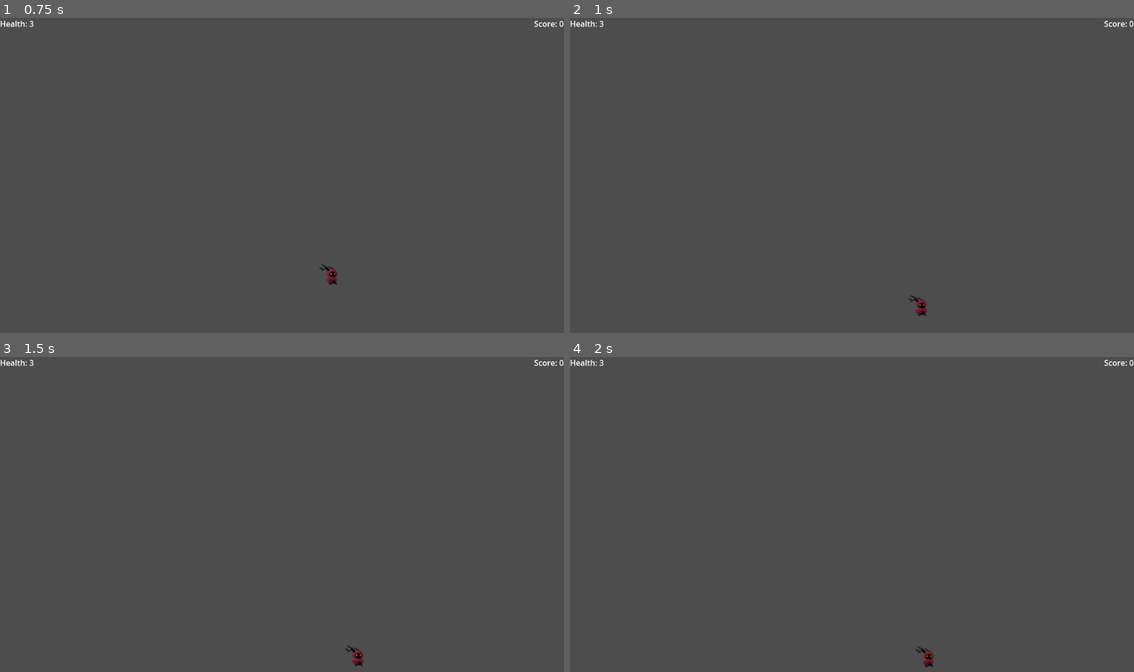
Above: before the commit, frames 1-4 (two rows, left to right).
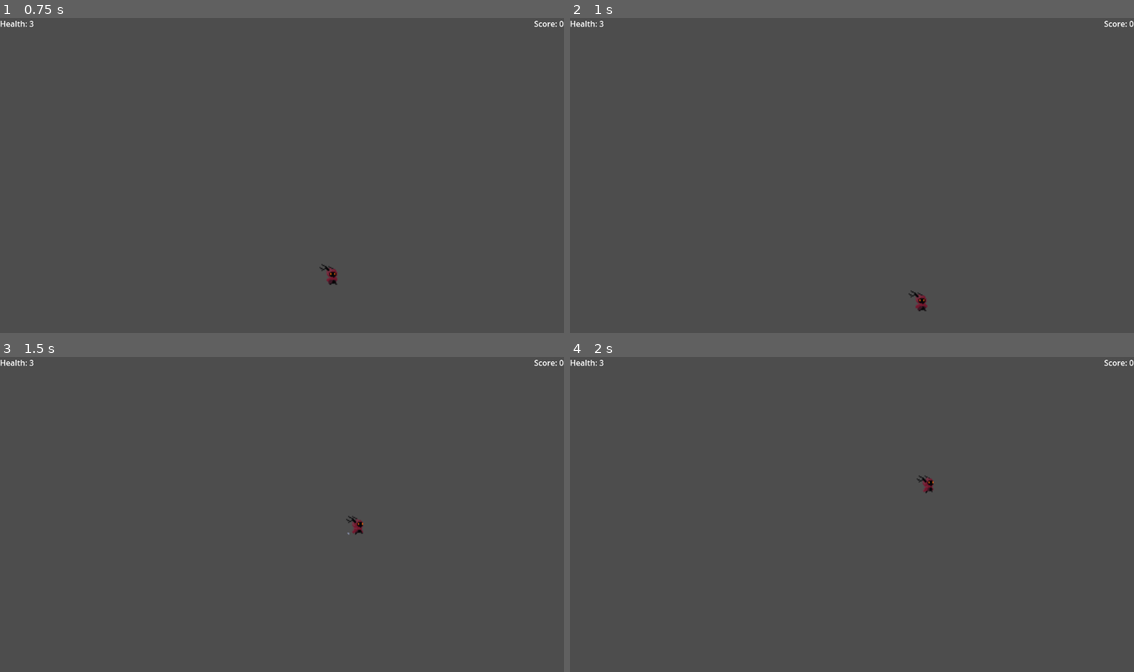
Above: after the commit, the same moments.

Repository: ag-pacier/Serif_Platformer
Game: Godot game, scene res://LevelStuff/Devlevel/devLevel.tscn
Two runs of this game, one before a commit and one after it. Both use one fixed random seed, a clock stepped at 60 frames per second and the inputs below. This scene is started directly instead of the project's main scene. Sound files missing from this copy of the repository are replaced by a short silence.
Inputs:
- Up to frame 1 (0.75 s): hold Right (right) from 0.53 s (still down)
- Up to frame 2 (1 s): keep holding Right (right); tap Space (jump) at 0.77 s
- Up to frame 3 (1.5 s): keep holding Right (right)
- Up to frame 4 (2 s): keep holding Right (right); tap Space (jump) at 1.52 s

Frame 1 is identical in both runs. In frame 2, 0.1% of the frame differs, in the area x 60-64%, y 86-95%; in frame 3, 0.2%, in the area x 61-65%, y 50-99%; in frame 4, 0.2%.

Commit message:
Update devLevel.tscn
- Moved Satrio from origin to ease adding other items
- Added world boundary at the bottom to prevent infinite falling

Diff:
--- a/LevelStuff/Devlevel/devLevel.tscn
+++ b/LevelStuff/Devlevel/devLevel.tscn
@@ -1,7 +1,25 @@
-[gd_scene load_steps=3 format=3 uid="uid://d1dxqy8fo7ltb"]
+[gd_scene load_steps=5 format=3 uid="uid://d1dxqy8fo7ltb"]
 
 [ext_resource type="PackedScene" uid="uid://xbynapupnn5l" path="res://LevelStuff/base_level.tscn" id="1_thfdx"]
 [ext_resource type="Script" uid="uid://cvw8sosk80xcu" path="res://LevelStuff/Devlevel/devlevel.gd" id="2_sqm4d"]
+[ext_resource type="TileSet" uid="uid://b24tcgkq7tmxq" path="res://LevelStuff/_TileSets/peaceful_night.tres" id="3_fut0s"]
+
+[sub_resource type="WorldBoundaryShape2D" id="WorldBoundaryShape2D_fut0s"]
 
 [node name="DevLevel" instance=ExtResource("1_thfdx")]
 script = ExtResource("2_sqm4d")
+
+[node name="Satrio" parent="." index="1"]
+position = Vector2(287, 162)
+
+[node name="Base" parent="TileMapLayers" index="0"]
+tile_set = ExtResource("3_fut0s")
+
+[node name="Bottom Boundary" type="StaticBody2D" parent="TileMapLayers" index="4"]
+position = Vector2(0, -30)
+collision_layer = 598
+collision_mask = 0
+
+[node name="CollisionShape2D" type="CollisionShape2D" parent="TileMapLayers/Bottom Boundary" index="0"]
+position = Vector2(125, 678)
+shape = SubResource("WorldBoundaryShape2D_fut0s")
